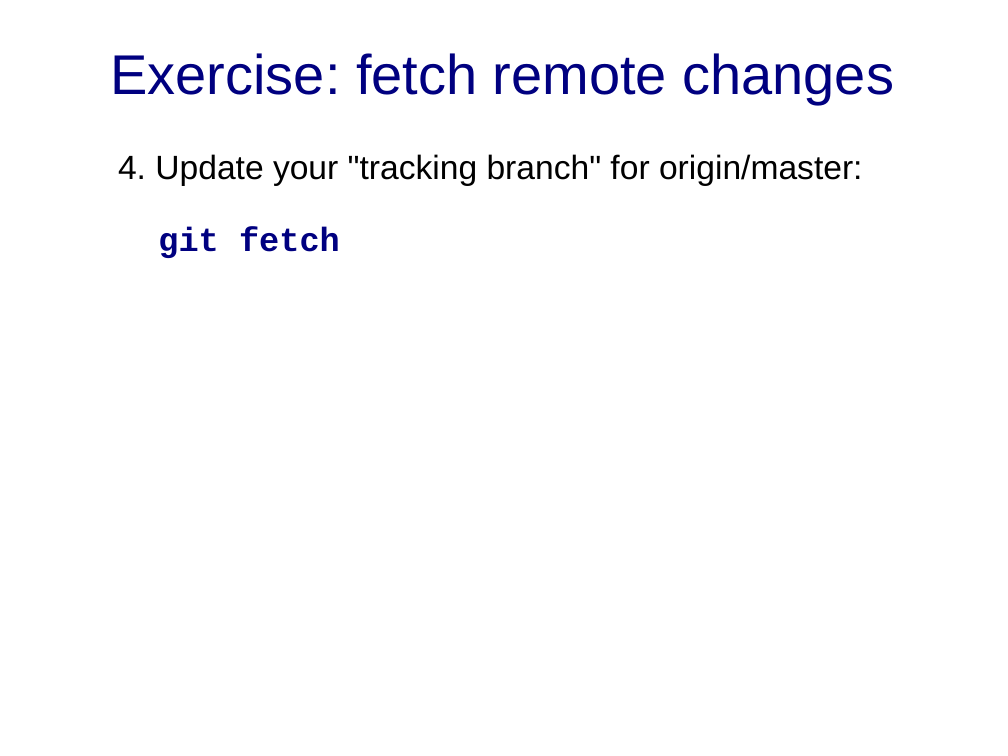
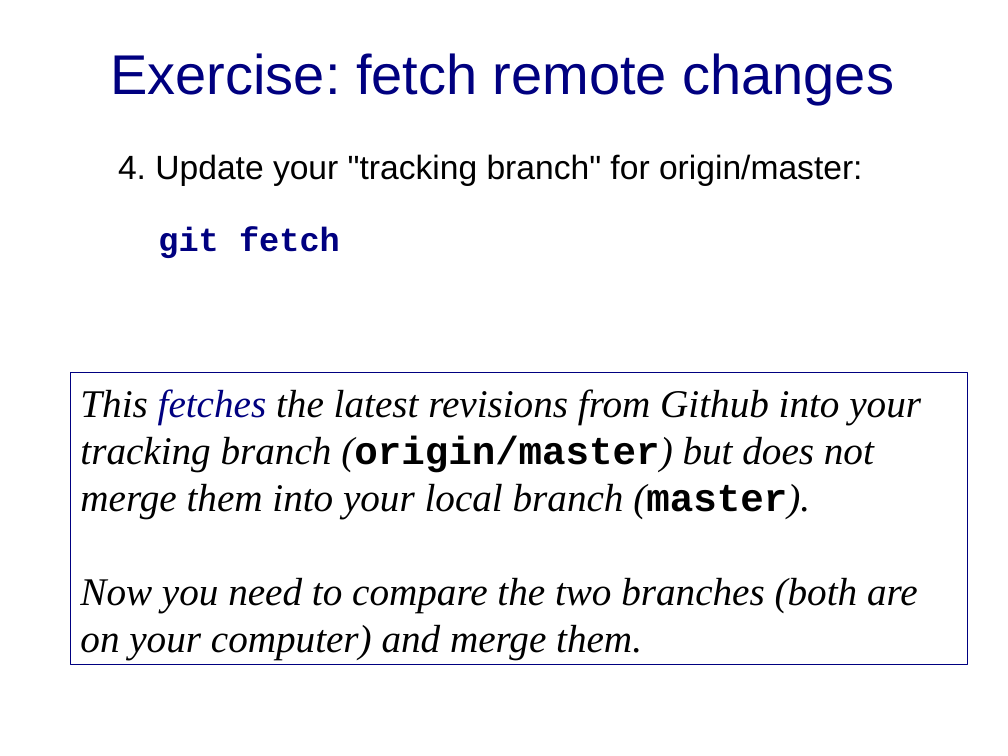
Before and after one commit to cpske/ISP, a slide deck: slide 7 of git/Merge-and-Conflict-Practice.ppt. Drawn at 1008x756 pixels with LibreOffice and Linux fonts; fonts in the diff are those of the drawing. Boxes give left, top, right and bottom in pixels: in the first picture for what was removed or moved away, otherwise in the second. Text is boxed around its words. In the diff, an @@ line names an element or a change of style, - is before the commit and + after.

```diff
--- a/git/Merge-and-Conflict-Practice.ppt
+++ b/git/Merge-and-Conflict-Practice.ppt
@@ rectangle added at box(71, 373, 968, 665), outline #000080 0.74 pt, 28 pt, text #000000, italic @@
+This fetches the latest revisions from Github into your tracking branch (origin/master) but does not merge them into your local branch (master).
+Now you need to compare the two branches (both are on your computer) and merge them.
```
Also in this commit, not shown: 13 other slides changed, 1 slide added, 8 other files.
